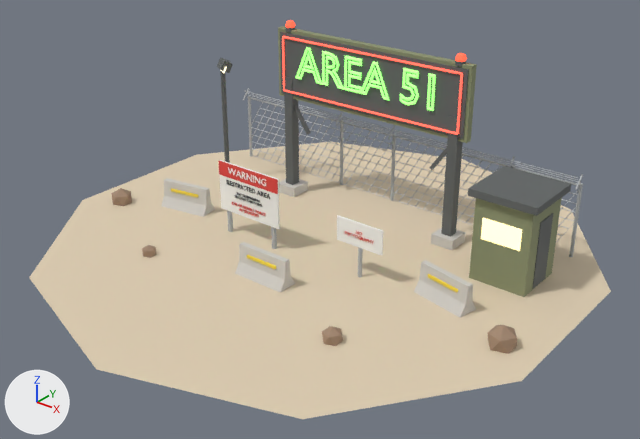
Renders of the glTF model assets/scene/Models/PlanetProps/area51Sign.glb from each side of a commit.
Before and after are seen from a 50 mm lens placed at (14.13, -17.68, 11.64), pointed at (0.47, -0.6, 1.06). Arrows for +X, +Y and +Z are at lower left; the lights stay in place. The older version comes first. Where no turn or scale is listed for an object, it has been applied to the vertices.

Names of what the first picture shows: 'A51_Barrier_0', 'A51_Barrier_1', 'A51_Barrier_2', 'A51_Booth', 'A51_BoothRoof', 'A51_ChainLink', 'A51_GantryBoard', 'A51_GantryBoardFrame', 'A51_GantryLeg_1', 'A51_Ground', 'A51_Neon_AREA51', 'A51_WarnPanel' and 40 more.
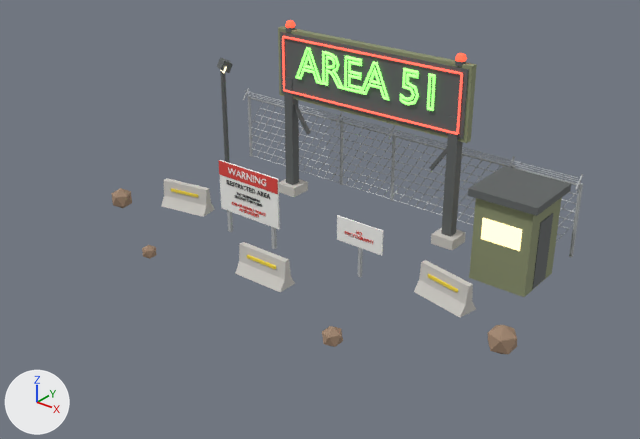
Where the change shows, as pixel boxes (x1, y1, x2, y2) in the pictures (640 x 439 px):
'A51_Ground', deleted (beige)
    before: (29, 142, 611, 419)

Diff of the bpy script that builds the scene:
```diff
--- a/assets/scene/Models/PlanetProps/area51Sign.glb.py
+++ b/assets/scene/Models/PlanetProps/area51Sign.glb.py
@@ ob_a51_ground @@
-ob_a51_ground = bpy.data.objects.new('A51_Ground', me_circle_001)
-ob_a51_ground.location = (0.0, 0.0, 0.0)
```
